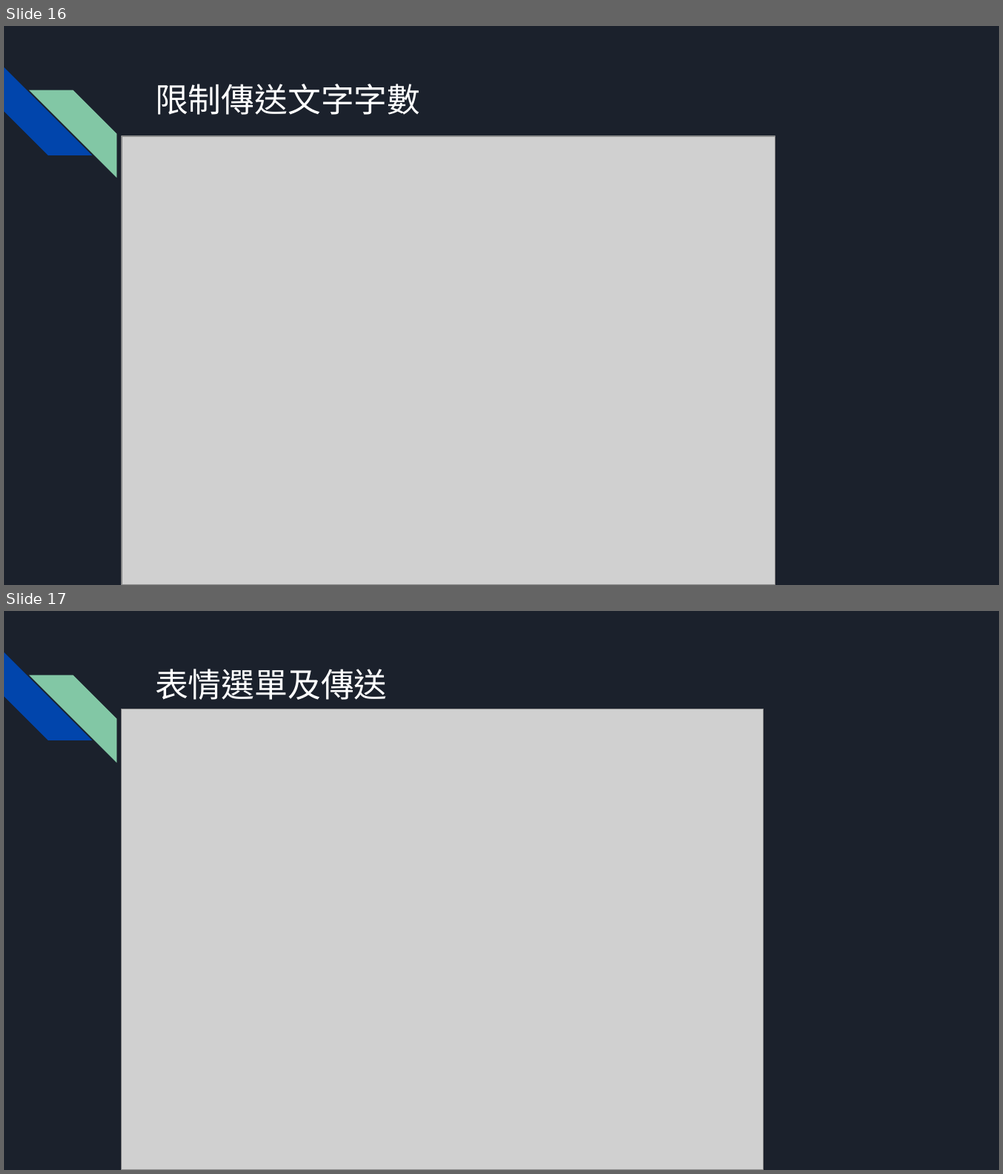
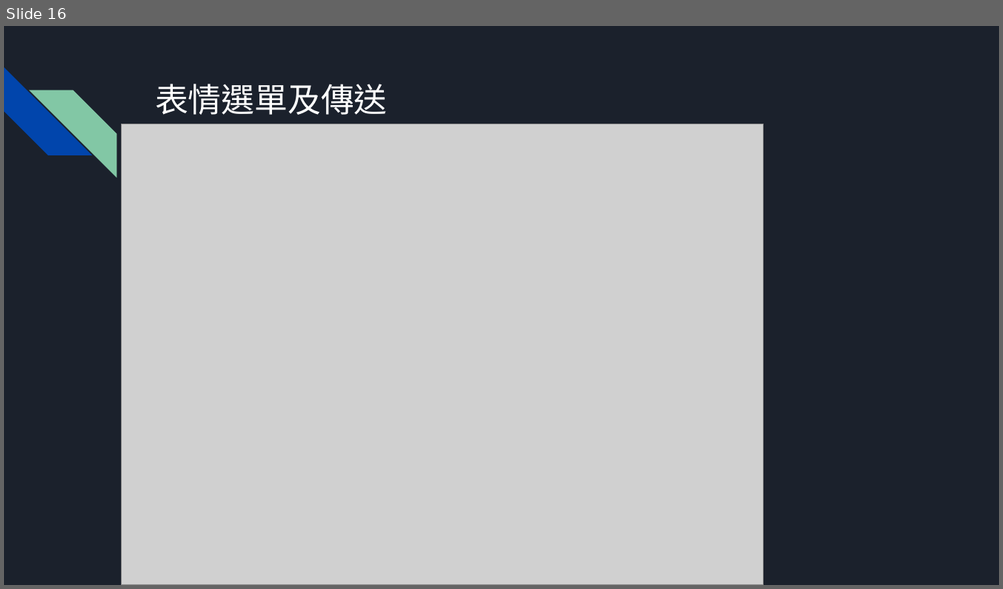
Before and after one commit to wortelbend/C-Sharp_Final, a slide deck: 文件/期末專題 PPT (1).pptx. Shown one above the other, each under a label of ours: slides 16 and 17 before the commit, slide 16 after it. The pictures are 1003x1174 and 1003x589 pixels, drawn with LibreOffice and Linux fonts; fonts in the diff are those of the drawing; grey boxes stand for pictures. Boxes give left, top, right and bottom in pixels: in the first picture for what was removed or moved away, otherwise in the second. Text is boxed around its words. In the diff, an @@ line names an element or a change of style, - is before the commit and + after.

```diff
--- a/文件/期末專題 PPT (1).pptx
+++ b/文件/期末專題 PPT (1).pptx
@@ slide 16 removed at bbox=[4, 26, 999, 585], background #1B212C; not listed: 2 template elements that a slide beside it also shows @@
@@ title removed at bbox=[155, 84, 420, 115] @@
-限制傳送文字字數
@@ picture removed at bbox=[122, 136, 774, 585] @@
@@ what was slide 17 is now slide 16 @@
```
Also in this commit, not shown: 6 slides changed, 1 slide added, 1 other slide removed.
